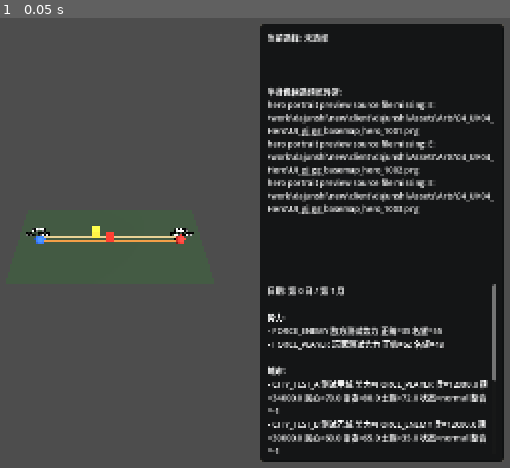
Above: before the commit, frame 1.
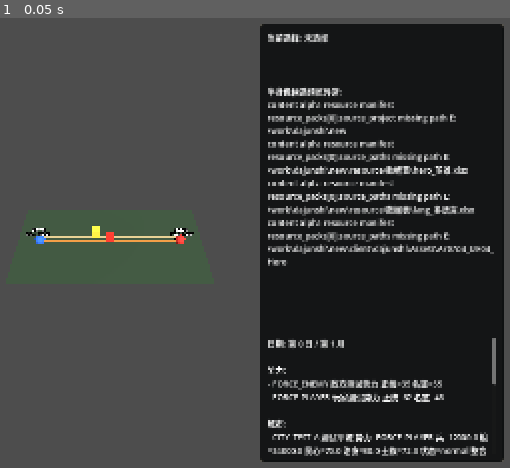
Above: after the commit, the same moment.

Repository: a625361278-cpu/Prosperity-and-Peril
Game: Godot game, scene res://scenes/main.tscn
The game is run twice, just before and just after one commit, with the same random seed, the same clock (stepped at 60 frames per second) and the same inputs.
Inputs:
- Up to frame 1 (0.05 s): no input

The runs differ from the first frame. In frame 1, 9.3% of the frame differs, in the area x 52-98%, y 18-98%.

Commit message:
feat(content): 增加半身像资源包加载入口

Diff:
--- /dev/null
+++ b/scripts/data/hero_portrait_pack_loader.gd
@@ -0,0 +1,57 @@
+extends RefCounted
+
+const ContentAlphaResourceManifestLoader = preload("res://scripts/data/content_alpha_resource_manifest_loader.gd")
+const HeroPortraitIndexLoader = preload("res://scripts/data/hero_portrait_index_loader.gd")
+
+const RESOURCE_MANIFEST_PATH := "res://data/content_alpha/resource_manifest.json"
+const HERO_PORTRAIT_PACK_ID := "candidate_hero_portraits"
+
+
+static func load_default_pack() -> Dictionary:
+	return load_pack(RESOURCE_MANIFEST_PATH, HERO_PORTRAIT_PACK_ID)
+
+
+static func load_pack(manifest_path: String, pack_id: String) -> Dictionary:
+	var manifest_result: Dictionary = ContentAlphaResourceManifestLoader.load_and_validate(manifest_path)
+	if not manifest_result.ok:
+		return {
+			"ok": false,
+			"errors": manifest_result.errors,
+			"lookup": {},
+			"pack": {},
+			"source": {},
+		}
+	var pack_result: Dictionary = ContentAlphaResourceManifestLoader.resolve_pack(manifest_result.packs, pack_id)
+	if not pack_result.ok:
+		return {
+			"ok": false,
+			"errors": pack_result.errors,
+			"lookup": {},
+			"pack": {},
+			"source": {},
+		}
+	if str(pack_result.pack.kind) != "hero_portrait":
+		return {
+			"ok": false,
+			"errors": ["hero portrait pack kind invalid %s" % str(pack_result.pack.kind)],
+			"lookup": {},
+			"pack": pack_result.pack,
+			"source": {},
+		}
+
+	var index_result: Dictionary = HeroPortraitIndexLoader.load_and_build_lookup(str(pack_result.pack.index_path))
+	if not index_result.ok:
+		return {
+			"ok": false,
+			"errors": index_result.errors,
+			"lookup": {},
+			"pack": pack_result.pack,
+			"source": index_result.source,
+		}
+	return {
+		"ok": true,
+		"errors": [],
+		"lookup": index_result.lookup,
+		"pack": pack_result.pack,
+		"source": index_result.source,
+	}
--- a/scripts/ui/hero_portrait_preview_panel.gd
+++ b/scripts/ui/hero_portrait_preview_panel.gd
@@ -1,10 +1,9 @@
 extends VBoxContainer
 
-const HeroPortraitIndexLoader = preload("res://scripts/data/hero_portrait_index_loader.gd")
+const HeroPortraitPackLoader = preload("res://scripts/data/hero_portrait_pack_loader.gd")
 const HeroPortraitPreviewPresenter = preload("res://scripts/ui/hero_portrait_preview_presenter.gd")
 const HeroPortraitTextureLoader = preload("res://scripts/ui/hero_portrait_texture_loader.gd")
 
-const HERO_PORTRAIT_INDEX_PATH := "res://data/content_alpha/hero_portrait_index.json"
 const HERO_PORTRAIT_PREVIEW_LIMIT := 3
 
 @onready var _preview_label: Label = $PortraitPreviewText
@@ -12,7 +11,7 @@
 
 
 func load_default_preview() -> Dictionary:
-	var load_result: Dictionary = HeroPortraitIndexLoader.load_and_build_lookup(HERO_PORTRAIT_INDEX_PATH)
+	var load_result: Dictionary = HeroPortraitPackLoader.load_default_pack()
 	if not load_result.ok:
 		_show_error(load_result.errors)
 		return {
--- a/tests/test_content_alpha_resource_manifest.gd
+++ b/tests/test_content_alpha_resource_manifest.gd
@@ -2,6 +2,7 @@
 
 const ContentAlphaResourceManifestValidator = preload("res://scripts/data/content_alpha_resource_manifest_validator.gd")
 const ContentAlphaResourceManifestLoader = preload("res://scripts/data/content_alpha_resource_manifest_loader.gd")
+const HeroPortraitPackLoader = preload("res://scripts/data/hero_portrait_pack_loader.gd")
 
 const MANIFEST_PATH := "res://data/content_alpha/resource_manifest.json"
 
@@ -18,6 +19,7 @@
 	_run("resource manifest rejects missing source path", _test_missing_source_path_fails)
 	_run("resource manifest loader indexes packs by id", _test_loader_indexes_packs)
 	_run("resource manifest loader fails for missing pack id", _test_loader_missing_pack_fails)
+	_run("hero portrait pack loader resolves lookup from manifest", _test_hero_portrait_pack_loader)
 	quit(_failed)
 
 
@@ -122,6 +124,19 @@
 	return {"ok": false, "message": "expected missing pack error, got %s" % [pack_result.errors]}
 
 
+func _test_hero_portrait_pack_loader() -> Dictionary:
+	var pack_result: Dictionary = HeroPortraitPackLoader.load_default_pack()
+	if not pack_result.ok:
+		return {"ok": false, "message": "expected hero portrait pack load success, got %s" % [pack_result.errors]}
+	if str(pack_result.pack.id) != "candidate_hero_portraits":
+		return {"ok": false, "message": "unexpected hero portrait pack id"}
+	if not pack_result.lookup.has("1001"):
+		return {"ok": false, "message": "hero portrait pack lookup missing hero 1001"}
+	if str(pack_result.lookup["1001"].half_body) != "UI_gj_gg_basemap_hero_1001":
+		return {"ok": false, "message": "hero portrait pack lookup did not preserve halfBody mapping"}
+	return {"ok": true}
+
+
 func _load_manifest() -> Dictionary:
 	if not FileAccess.file_exists(MANIFEST_PATH):
 		return {"ok": false, "message": "content alpha resource manifest missing: %s" % MANIFEST_PATH}
Not shown, changed: docs/ContentAlpha_任务列表.md
Not shown, changed: scripts/data/README.md
